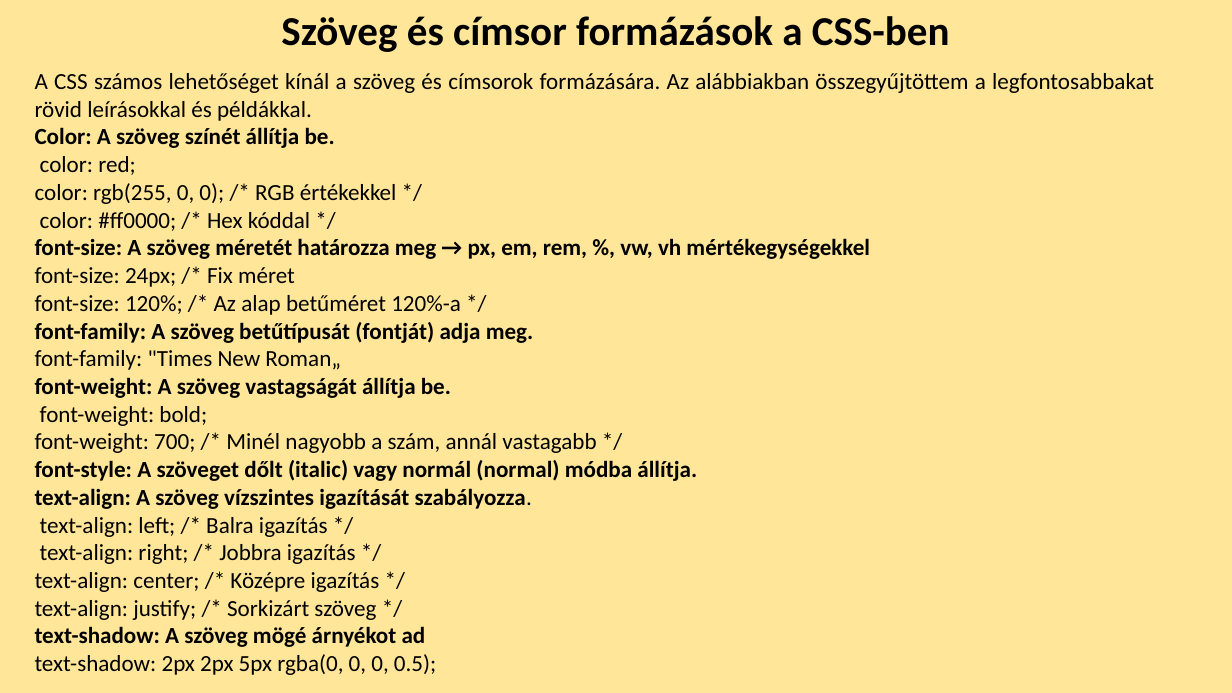
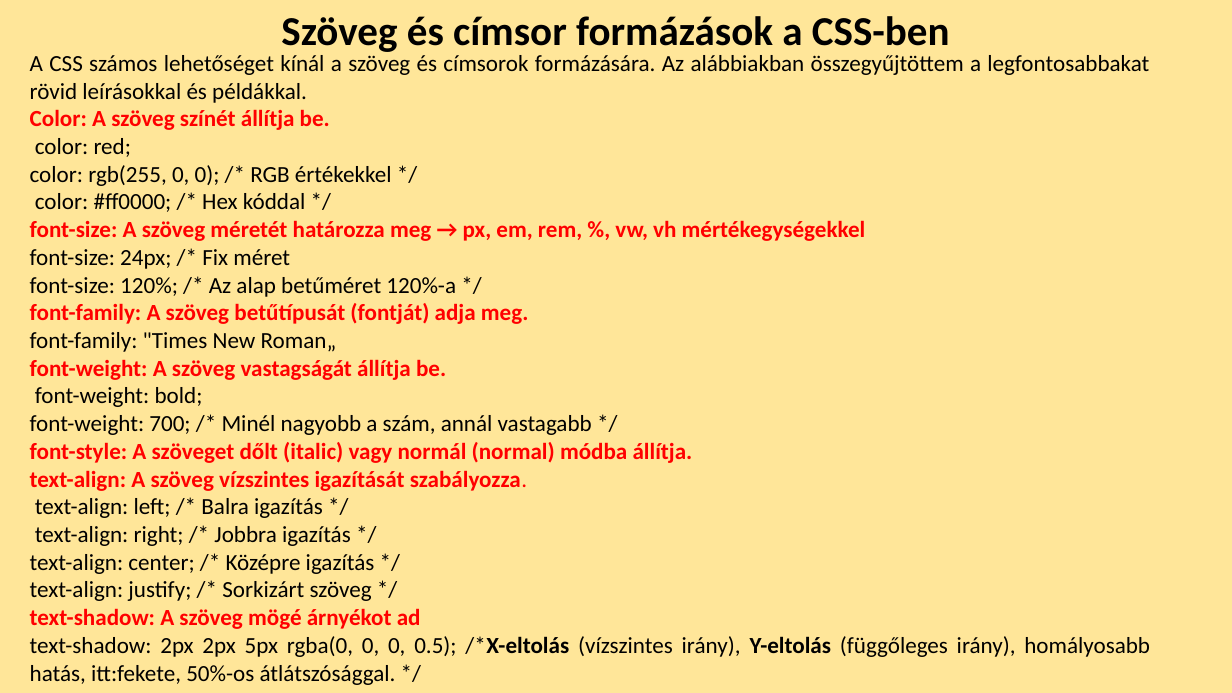
Before and after one commit to tothferenc1/lakas1xProject, a slide deck: slide 8 of table_list.pptx. Drawn at 1232x693 pixels with LibreOffice and Linux fonts; fonts in the diff are those of the drawing. Boxes give left, top, right and bottom in pixels: in the first picture for what was removed or moved away, otherwise in the second. Text is boxed around its words. In the diff, an @@ line names an element or a change of style, - is before the commit and + after.

```diff
--- a/table_list.pptx
+++ b/table_list.pptx
@@ text "A CSS számos lehetőséget kínál ...": place and size @@
-text "A CSS számos lehetőséget kínál ..." at box(35, 73, 1154, 675)
+text "A CSS számos lehetőséget kínál ..." at box(30, 51, 1150, 685)
@@ text at box(30, 109, 866, 629): text colour #000000 to #FF0000 in "Color: A szöveg színét állítja be.", "font-size: A szöveg méretét határozza meg → ...", "font-family: A szöveg betűtípusát (fontját) adja meg.", "font-weight: A szöveg vastagságát állítja be." and 3 more places @@
@@ text at box(30, 636, 1150, 685): text changed @@
-text-shadow: 2px 2px 5px rgba(0, 0, 0, 0.5);
+text-shadow: 2px 2px 5px rgba(0, 0, 0, 0.5); /*X-eltolás (vízszintes irány), Y-eltolás (függőleges irány), homályosabb hatás, itt:fekete, 50%-os átlátszósággal. */
```
Also in this commit, not shown: 3 slides added, 4 other files.
